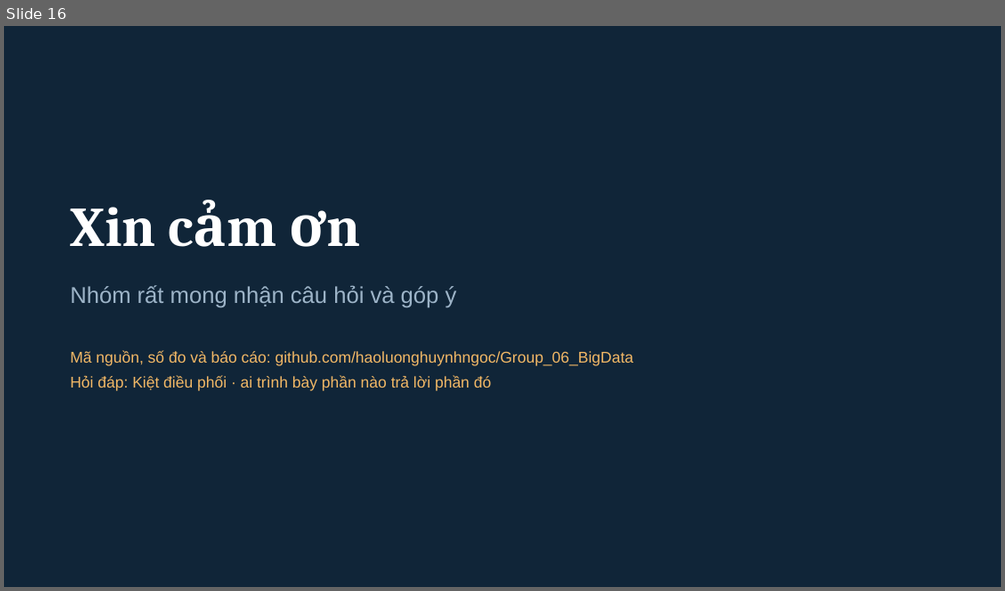
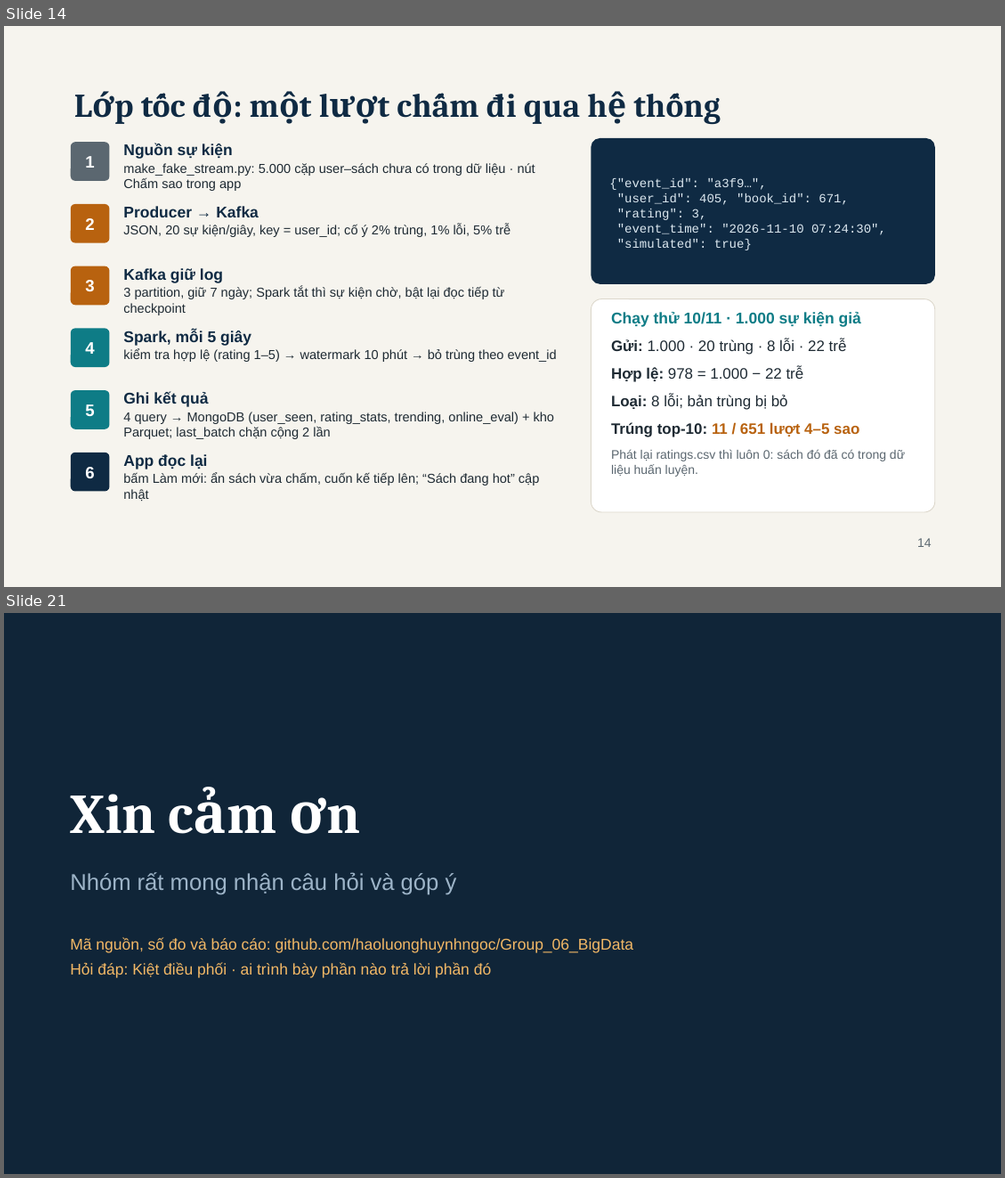
Before and after one commit to haoluonghuynhngoc/Group_06_BigData, a slide deck: Present/BookPulse - BDA501 Session 10 Final Presentation.pptx. Shown one above the other, each under a label of ours: slide 16 before the commit, slides 14 and 21 after it; the slides between them are not shown. The pictures are 1005x591 and 1005x1178 pixels, drawn with LibreOffice and Linux fonts; fonts in the diff are those of the drawing. Boxes give left, top, right and bottom in pixels: in the first picture for what was removed or moved away, otherwise in the second. Text is boxed around its words. In the diff, an @@ line names an element or a change of style, - is before the commit and + after.

Commit message:
Decks: Session 10 adds agenda, batch 4-step, one-event stream flow, fixes-after-review, detail architecture next to overview; Session 8 reworked as why topic -> architecture -> what it implies, team title, demo slide; slimmer detail diagram, shorter text; scripts, Q&A and demo refs renumbered

```diff
--- a/Present/BookPulse - BDA501 Session 10 Final Presentation.pptx
+++ b/Present/BookPulse - BDA501 Session 10 Final Presentation.pptx
@@ slide 14 added at [4,26,1001,587], background #F6F4EE @@
@@ text added at [486,94,580,124], 32 pt, text #0F2A43, bold @@
+Lớp tốc độ: một lượt chấm đi qua hệ thống
@@ rounded rectangle added at [71,142,109,181], fill #5B6770, 16 pt, text #FFFFFF, bold @@
+1
@@ text added at [123,143,535,191], 12.5 pt, text #1E2A33 @@
+Nguồn sự kiện
+make_fake_stream.py: 5.000 cặp user–sách chưa có trong dữ liệu · nút Chấm sao trong app
@@ rounded rectangle added at [591,138,935,284], fill #0F2A43 @@
@@ text added at [609,178,886,250], 12 pt, text #DCE8F0 @@
+{"event_id": "a3f9…",
+"user_id": 405, "book_id": 671,
+"rating": 3,
+"event_time": "2026-11-10 07:24:30",
+"simulated": true}
@@ rounded rectangle added at [71,204,109,243], fill #B8620F, 16 pt, text #FFFFFF, bold @@
+2
@@ text added at [123,206,510,237], 12.5 pt, text #1E2A33 @@
+Producer → Kafka
+JSON, 20 sự kiện/giây, key = user_id; cố ý 2% trùng, 1% lỗi, 5% trễ
@@ rounded rectangle added at [71,266,109,305], fill #B8620F, 16 pt, text #FFFFFF, bold @@
+3
@@ text added at [123,268,505,315], 12.5 pt, text #1E2A33 @@
+Kafka giữ log
+3 partition, giữ 7 ngày; Spark tắt thì sự kiện chờ, bật lại đọc tiếp từ checkpoint
@@ rounded rectangle added at [591,299,935,512], fill #FFFFFF, outline #DCD7CB 0.75 pt @@
@@ text added at [611,312,905,476], 14.5 pt, text #1E2A33 @@
+Chạy thử 10/11 · 1.000 sự kiện giả
+Gửi: 1.000 · 20 trùng · 8 lỗi · 22 trễ
+Hợp lệ: 978 = 1.000 − 22 trễ
+Loại: 8 lỗi; bản trùng bị bỏ
+Trúng top-10: 11 / 651 lượt 4–5 sao
+Phát lại ratings.csv thì luôn 0: sách đó đã có trong dữ liệu huấn luyện.
@@ rounded rectangle added at [71,328,109,367], fill #0E7C86, 16 pt, text #FFFFFF, bold @@
+4
@@ text added at [123,329,557,362], 12.5 pt, text #1E2A33 @@
+Spark, mỗi 5 giây
+kiểm tra hợp lệ (rating 1–5) → watermark 10 phút → bỏ trùng theo event_id
@@ rounded rectangle added at [71,390,109,429], fill #0E7C86, 16 pt, text #FFFFFF, bold @@
+5
@@ text added at [123,392,554,439], 12.5 pt, text #1E2A33 @@
+Ghi kết quả
+4 query → MongoDB (user_seen, rating_stats, trending, online_eval) + kho Parquet; last_batch chặn cộng 2 lần
@@ rounded rectangle added at [71,452,109,491], fill #0F2A43, 16 pt, text #FFFFFF, bold @@
+6
@@ text added at [123,454,539,501], 12.5 pt, text #1E2A33 @@
+App đọc lại
+bấm Làm mới: ẩn sách vừa chấm, cuốn kế tiếp lên; “Sách đang hot” cập nhật
@@ text added at [917,538,931,547], 12 pt, text #5B6770 @@
+14
@@ what was slide 16 is now slide 21 @@
```
Also in this commit, not shown: 15 slides changed, 3 other slides added, 5 other files.
